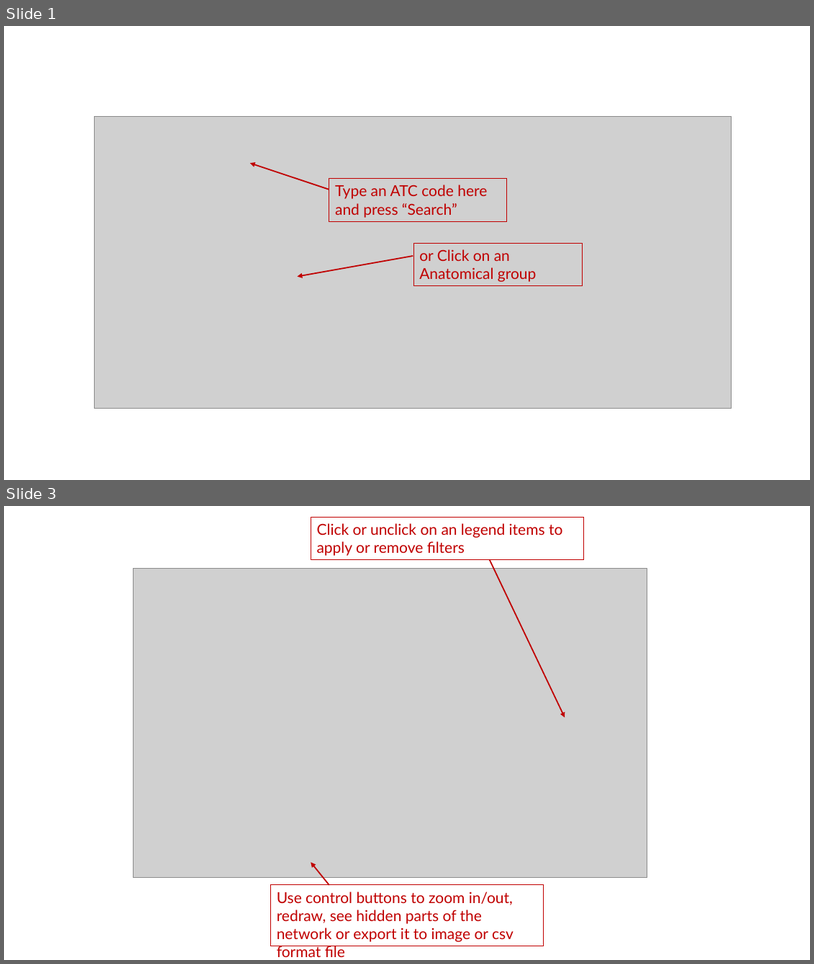
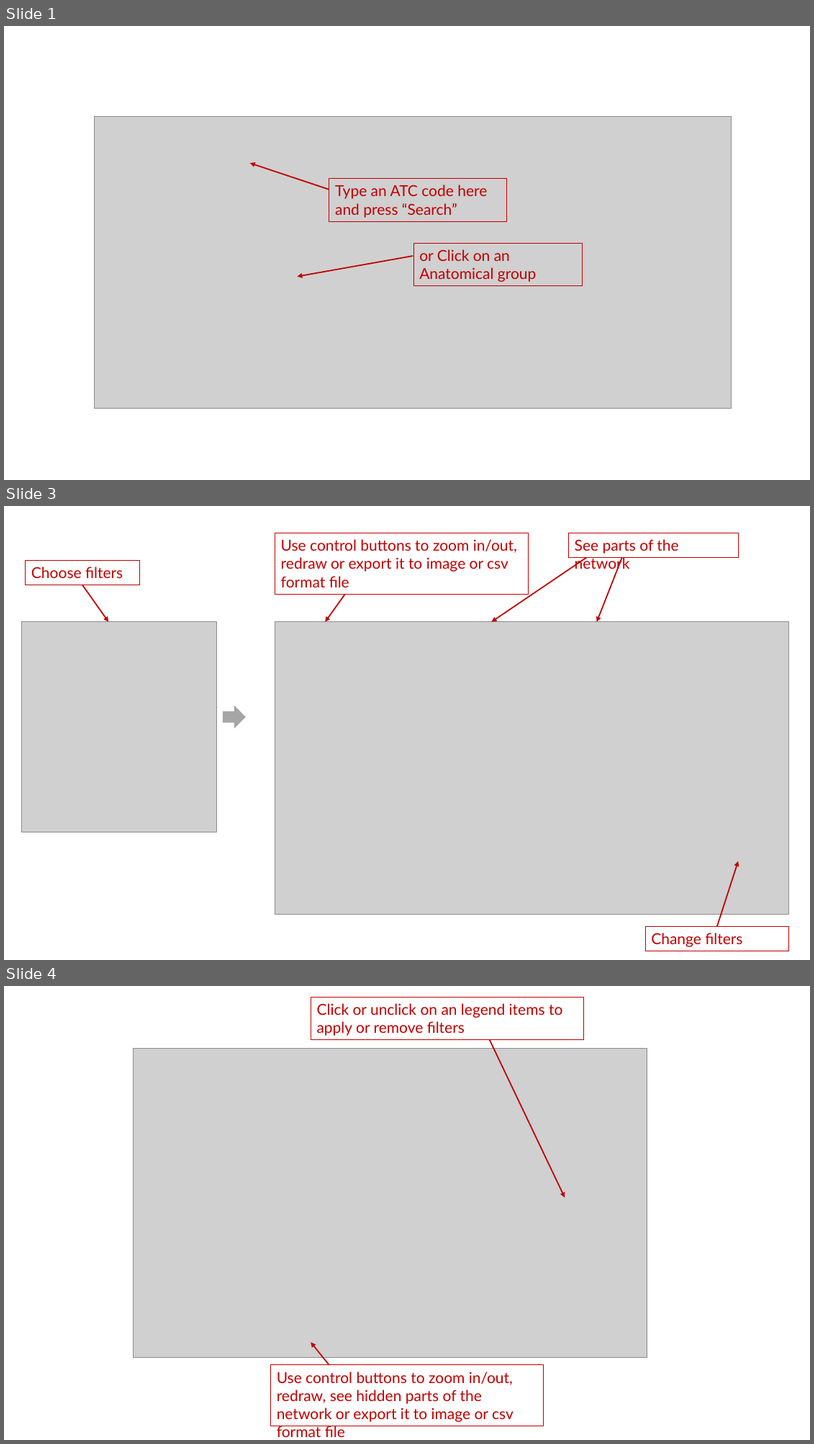
Before and after one commit to Duong-NguyenTrinhTrung/pgx-db, a slide deck: Tutorial.pptx. Shown one above the other, each under a label of ours: slides 1 and 3 before the commit, slides 1, 3 and 4 after it; the slides between them are not shown. The pictures are 814x964 and 814x1444 pixels, drawn with LibreOffice and Linux fonts; fonts in the diff are those of the drawing; grey boxes stand for pictures. Boxes give left, top, right and bottom in pixels: in the first picture for what was removed or moved away, otherwise in the second. Text is boxed around its words. In the diff, an @@ line names an element or a change of style, - is before the commit and + after.

```diff
--- a/Tutorial.pptx
+++ b/Tutorial.pptx
@@ slide 3 added at (x1=4, y1=506, x2=810, y2=960), background #FFFFFF @@
@@ rectangle added at (x1=275, y1=533, x2=528, y2=595), outline #C00000 0.75 pt, 18 pt, text #C00000 @@
+Use control buttons to zoom in/out, redraw or export it to image or csv format file
@@ rectangle added at (x1=569, y1=533, x2=739, y2=557), outline #C00000 0.75 pt, 18 pt, text #C00000 @@
+See parts of the network
@@ rectangle added at (x1=25, y1=561, x2=139, y2=584), outline #C00000 0.75 pt, 18 pt, text #C00000 @@
+Choose filters
@@ arrow added from (587, 557) to (492, 621), #C00000 1.5 pt @@
@@ arrow added from (622, 557) to (597, 621), #C00000 1.5 pt @@
@@ arrow added from (82, 585) to (108, 621), #C00000 1.5 pt @@
@@ arrow added from (345, 595) to (325, 621), #C00000 1.5 pt @@
@@ picture added at (x1=21, y1=621, x2=217, y2=831) @@
@@ picture added at (x1=275, y1=621, x2=790, y2=914) @@
@@ right arrow added at (x1=224, y1=707, x2=245, y2=727), fill #A6A6A6, outline #A6A6A6 1.5 pt @@
@@ arrow added from (718, 926) to (738, 861), #C00000 1.5 pt @@
@@ rectangle added at (x1=646, y1=926, x2=790, y2=951), outline #C00000 0.75 pt, 18 pt, text #C00000 @@
+Change filters
@@ what was slide 3 is now slide 4 @@
```
Also in this commit, not shown: 7 slides changed, 27 other files.
